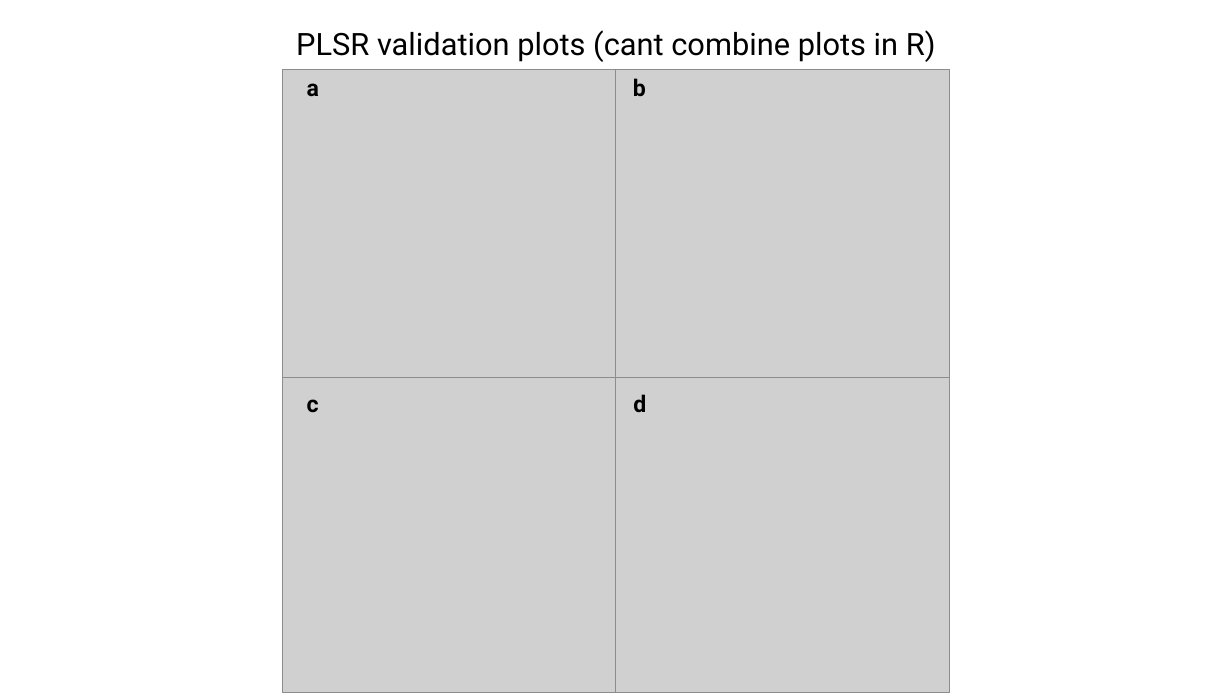
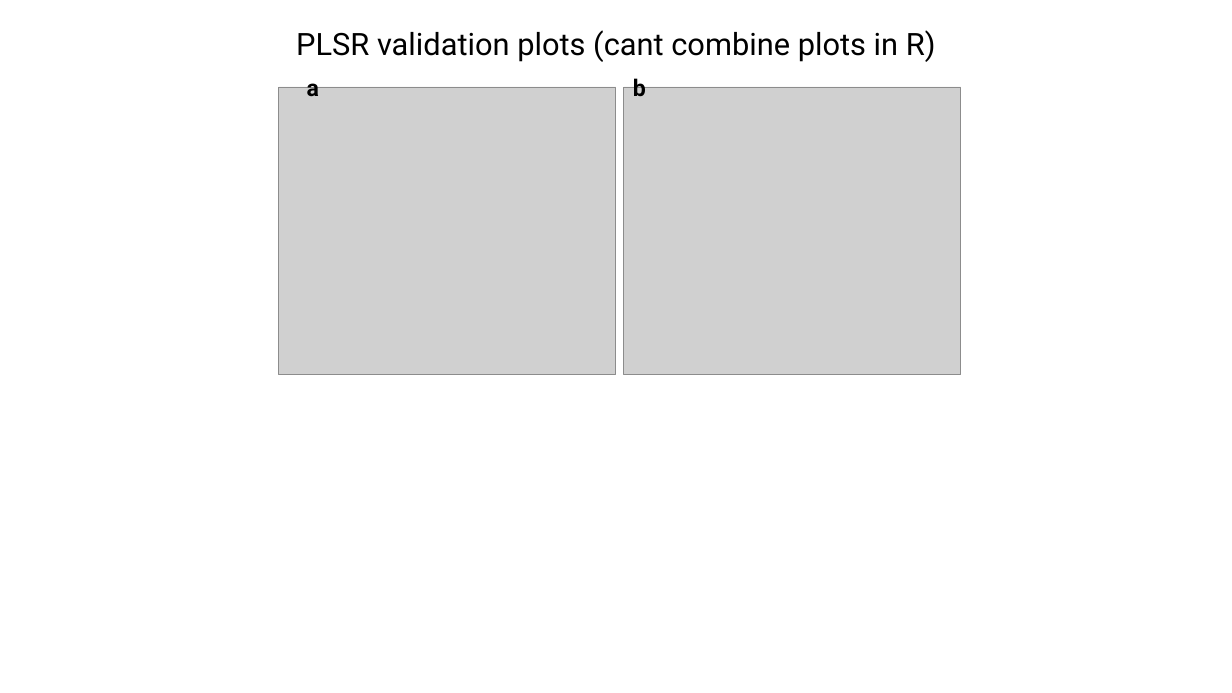
Before and after one commit to Anna-Lee-Jones/On-Mature-Reflection-2024, a slide deck: slide 1 of Figures/PLSR_val_multiplot.pptx. Drawn at 1232x693 pixels with LibreOffice and Linux fonts; fonts in the diff are those of the drawing; grey boxes stand for pictures. Boxes give left, top, right and bottom in pixels: in the first picture for what was removed or moved away, otherwise in the second. Text is boxed around its words. In the diff, an @@ line names an element or a change of style, - is before the commit and + after.

```diff
--- a/Figures/PLSR_val_multiplot.pptx
+++ b/Figures/PLSR_val_multiplot.pptx
@@ picture: place and size @@
-picture at bbox=[283, 69, 616, 385]
+picture at bbox=[279, 87, 616, 374]
@@ picture: place and size @@
-picture at bbox=[616, 69, 950, 385]
+picture at bbox=[624, 87, 961, 374]
@@ group removed at bbox=[283, 377, 950, 693]: 2 pictures, 2 texts @@
-c
-d
```
Also in this commit, not shown: 11 other files.
